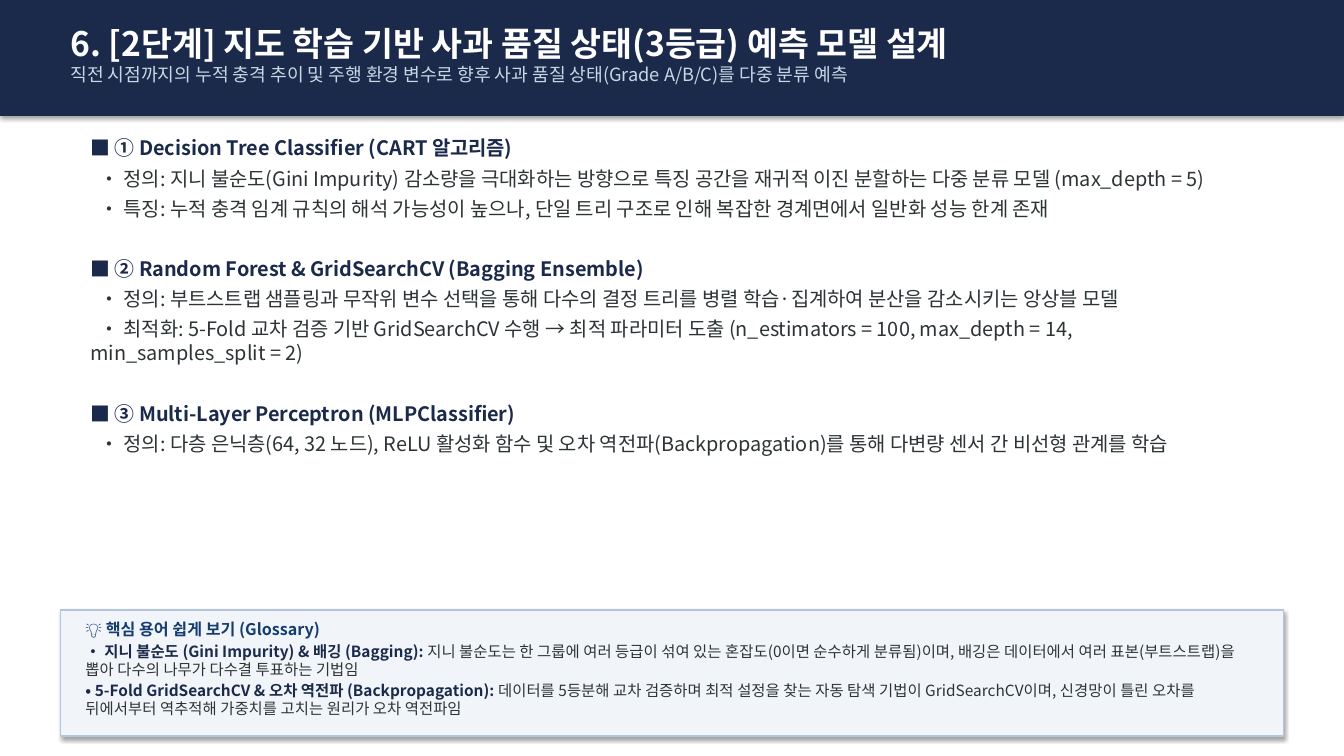
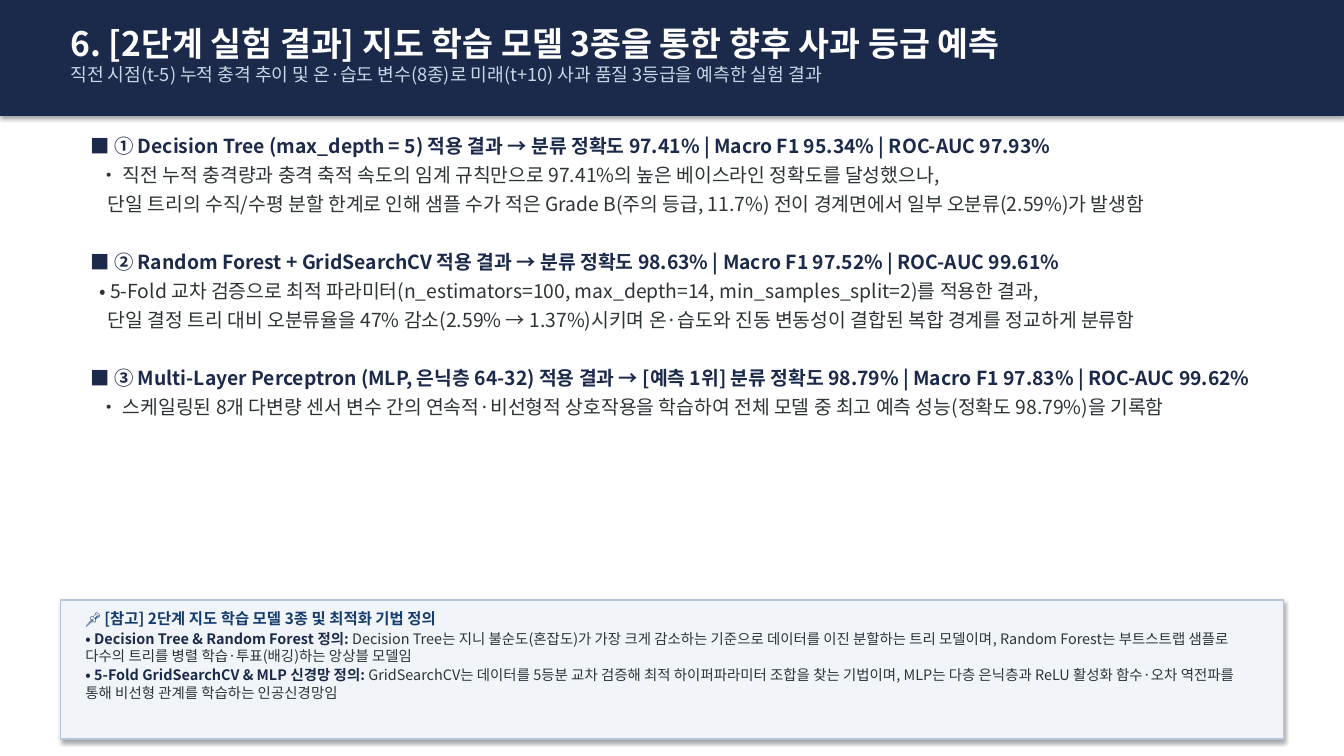
Before and after one commit to sungmin9910/prediction, a slide deck: slide 7 of 사과_운송_이상충격_예측_발표자료.pptx. Drawn at 1344x756 pixels with LibreOffice and Linux fonts; fonts in the diff are those of the drawing. Boxes give left, top, right and bottom in pixels: in the first picture for what was removed or moved away, otherwise in the second. Text is boxed around its words. In the diff, an @@ line names an element or a change of style, - is before the commit and + after.

```diff
--- a/사과_운송_이상충격_예측_발표자료.pptx
+++ b/사과_운송_이상충격_예측_발표자료.pptx
@@ text at (70,27,1000,85): text changed @@
-6. [2단계] 지도 학습 기반 사과 품질 상태(3등급) 예측 모델 설계
-직전 시점까지의 누적 충격 추이 및 주행 환경 변수로 향후 사과 품질 상태(Grade A/B/C)를 다중 분류 예측
+6. [2단계 실험 결과] 지도 학습 모델 3종을 통한 향후 사과 등급 예측
+직전 시점(t-5) 누적 충격 추이 및 온·습도 변수(8종)로 미래(t+10) 사과 품질 3등급을 예측한 실험 결과
@@ text at (108,136,1250,418): text changed; size 14.2 to 13.8 pt @@
-■ ① Decision Tree Classifier (CART 알고리즘)
-• 정의: 지니 불순도(Gini Impurity) 감소량을 극대화하는 방향으로 특징 공간을 재귀적 이진 분할하는 다중 분류 모델 (max_depth = 5)
-• 특징: 누적 충격 임계 규칙의 해석 가능성이 높으나, 단일 트리 구조로 인해 복잡한 경계면에서 일반화 성능 한계 존재
-■ ② Random Forest & GridSearchCV (Bagging Ensemble)
-• 정의: 부트스트랩 샘플링과 무작위 변수 선택을 통해 다수의 결정 트리를 병렬 학습·집계하여 분산을 감소시키는 앙상블 모델
-• 최적화: 5-Fold 교차 검증 기반 GridSearchCV 수행 → 최적 파라미터 도출 (n_estimators = 100, max_depth = 14, min_samples_split = 2)
-■ ③ Multi-Layer Perceptron (MLPClassifier)
-• 정의: 다층 은닉층(64, 32 노드), ReLU 활성화 함수 및 오차 역전파(Backpropagation)를 통해 다변량 센서 간 비선형 관계를 학습
+■ ① Decision Tree (max_depth = 5) 적용 결과 → 분류 정확도 97.41% | Macro F1 95.34% | ROC-AUC 97.93%
+• 직전 누적 충격량과 충격 축적 속도의 임계 규칙만으로 97.41%의 높은 베이스라인 정확도를 달성했으나,
+단일 트리의 수직/수평 분할 한계로 인해 샘플 수가 적은 Grade B(주의 등급, 11.7%) 전이 경계면에서 일부 오분류(2.59%)가 발생함
+■ ② Random Forest + GridSearchCV 적용 결과 → 분류 정확도 98.63% | Macro F1 97.52% | ROC-AUC 99.61%
+• 5-Fold 교차 검증으로 최적 파라미터(n_estimators=100, max_depth=14, min_samples_split=2)를 적용한 결과,
+단일 결정 트리 대비 오분류율을 47% 감소(2.59% → 1.37%)시키며 온·습도와 진동 변동성이 결합된 복합 경계를 정교하게 분류함
+■ ③ Multi-Layer Perceptron (MLP, 은닉층 64-32) 적용 결과 → [예측 1위] 분류 정확도 98.79% | Macro F1 97.83% | ROC-AUC 99.62%
+• 스케일링된 8개 다변량 센서 변수 간의 연속적·비선형적 상호작용을 학습하여 전체 모델 중 최고 예측 성능(정확도 98.79%)을 기록함
@@ rectangle: place and size @@
-rectangle at (60,610,1284,736)
+rectangle at (60,600,1284,739)
@@ text at (85,611,1234,699): text changed; size 11 to 10.3 pt @@
-💡 핵심 용어 쉽게 보기 (Glossary)
-• 지니 불순도 (Gini Impurity) & 배깅 (Bagging): 지니 불순도는 한 그룹에 여러 등급이 섞여 있는 혼잡도(0이면 순수하게 분류됨)이며, 배깅은 데이터에서 여러 표본(부트스트랩)을 뽑아 다수의 나무가 다수결 투표하는 기법임
-• 5-Fold GridSearchCV & 오차 역전파 (Backpropagation): 데이터를 5등분해 교차 검증하며 최적 설정을 찾는 자동 탐색 기법이 GridSearchCV이며, 신경망이 틀린 오차를 뒤에서부터 역추적해 가중치를 고치는 원리가 오차 역전파임
+📌 [참고] 2단계 지도 학습 모델 3종 및 최적화 기법 정의
+• Decision Tree & Random Forest 정의: Decision Tree는 지니 불순도(혼잡도)가 가장 크게 감소하는 기준으로 데이터를 이진 분할하는 트리 모델이며, Random Forest는 부트스트랩 샘플로 다수의 트리를 병렬 학습·투표(배깅)하는 앙상블 모델임
+• 5-Fold GridSearchCV & MLP 신경망 정의: GridSearchCV는 데이터를 5등분 교차 검증해 최적 하이퍼파라미터 조합을 찾는 기법이며, MLP는 다층 은닉층과 ReLU 활성화 함수·오차 역전파를 통해 비선형 관계를 학습하는 인공신경망임
```
Also in this commit, not shown: 8 other slides changed, 4 other files.
